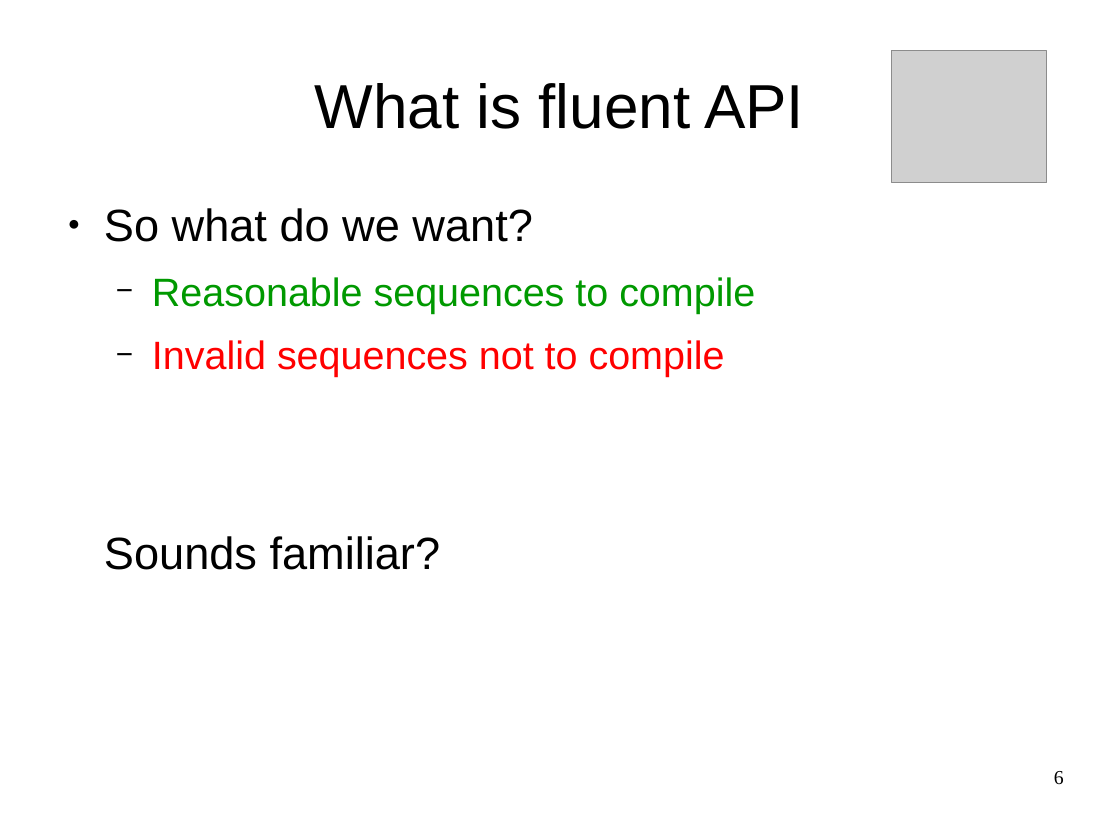
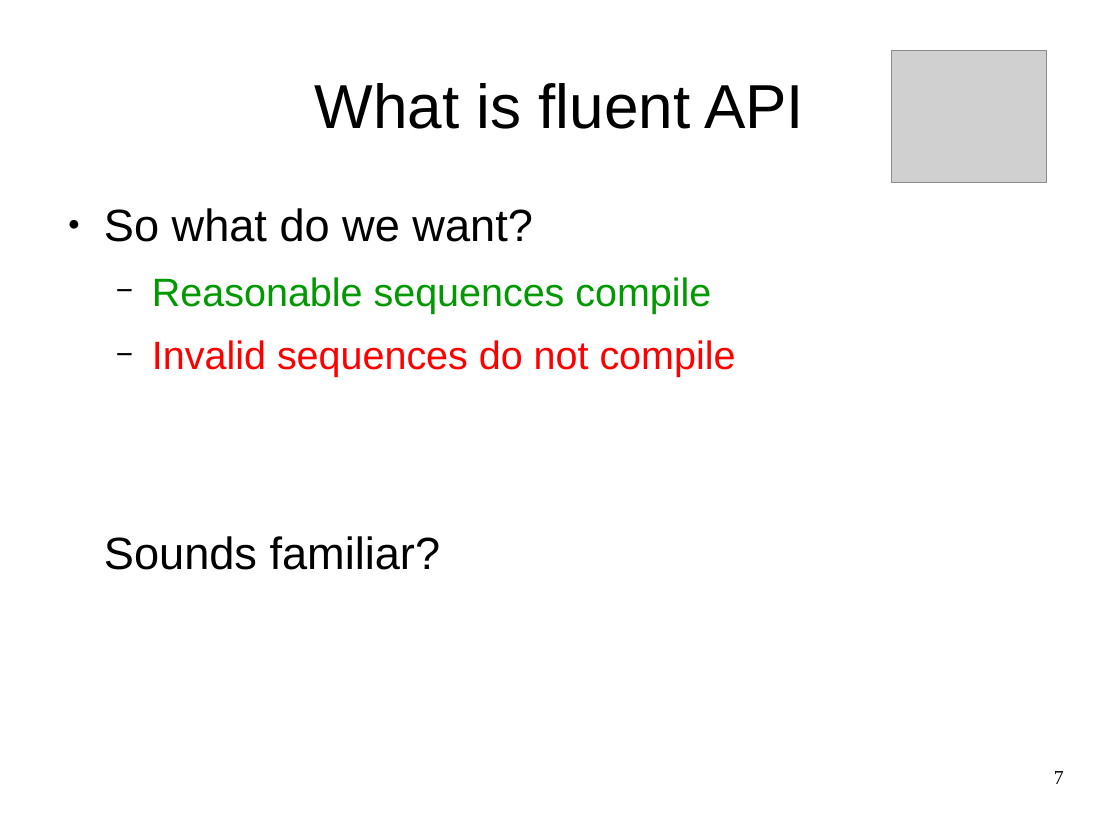
Before and after one commit to OriRoth/fling, a slide deck: slide 7 of Manuscripts/Thesis Seminar/Thesis Seminar.odp (slide 6 before the commit). Drawn at 1120x840 pixels with LibreOffice and Linux fonts; fonts in the diff are those of the drawing; grey boxes stand for pictures. Boxes give left, top, right and bottom in pixels: in the first picture for what was removed or moved away, otherwise in the second. Text is boxed around its words. In the diff, an @@ line names an element or a change of style, - is before the commit and + after.

```diff
--- a/Manuscripts/Thesis Seminar/Thesis Seminar.odp
+++ b/Manuscripts/Thesis Seminar/Thesis Seminar.odp
@@ text at [152,277,736,377]: text changed; text colour #009900 to #FF0000 @@
-  − Reasonable sequences to compile
-  − Invalid sequences not to compile
+  − Reasonable sequences compile
+  − Invalid sequences do not compile
@@ page number at [1054,771,1064,784]: text changed @@
-6
+7
```
Also in this commit, not shown: 4 other slides changed, 3 slides added, 1 slide removed, 8 other files.
